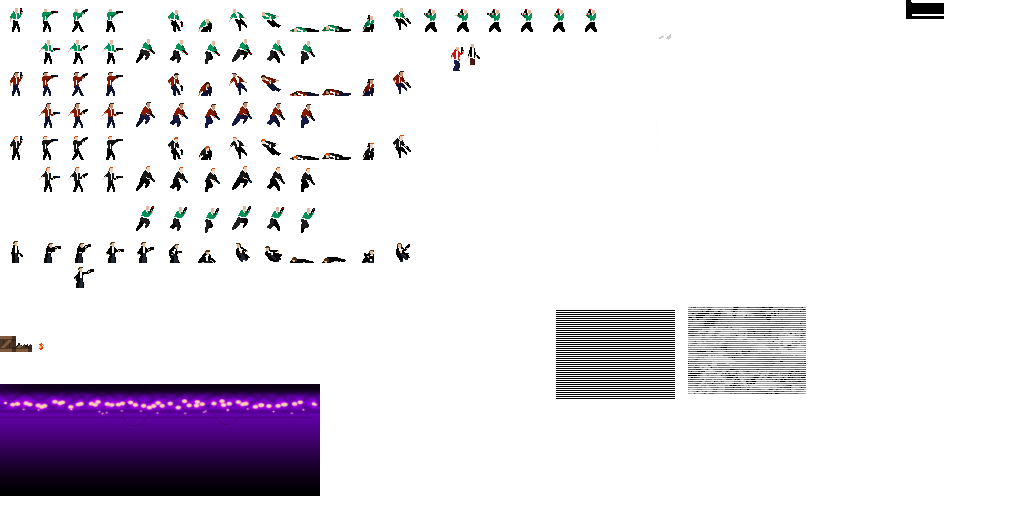
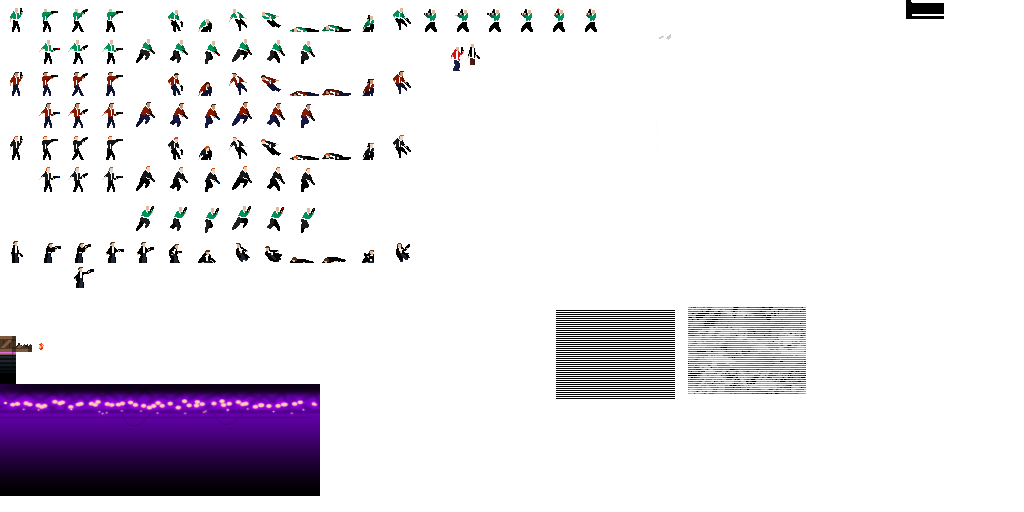
Comparing the layer stacks of the two 1024 x 512 images. Changes:
painted on "tiles" over (0, 352, 16, 384)
